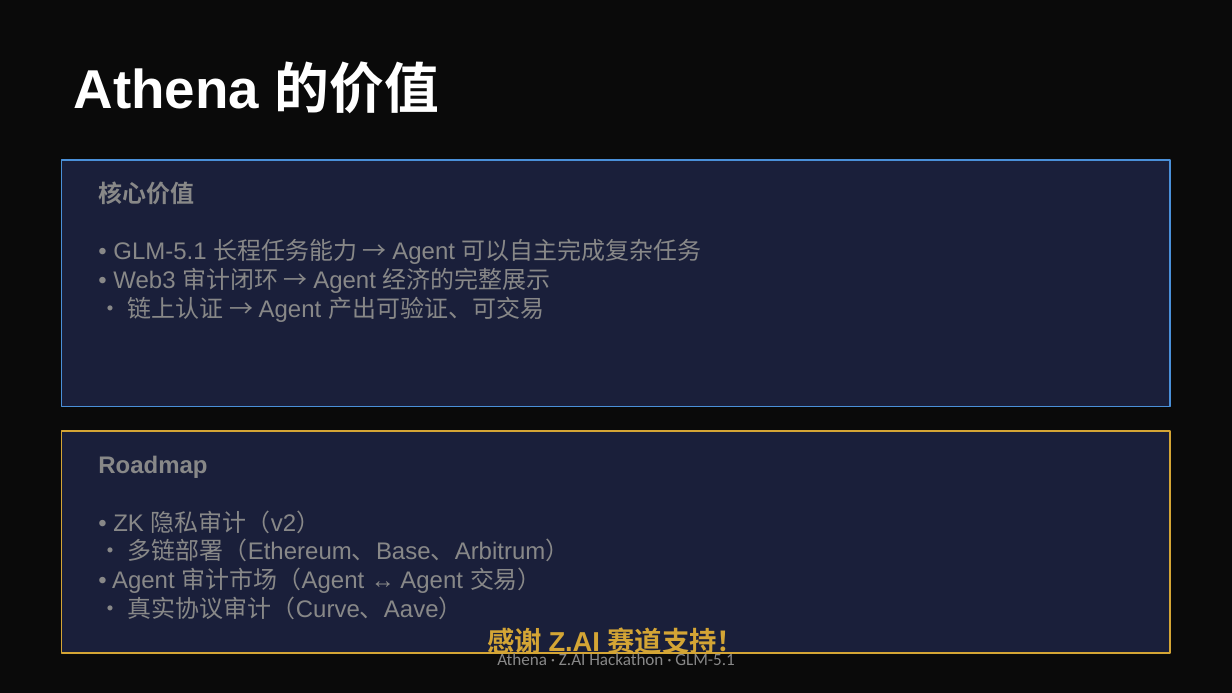
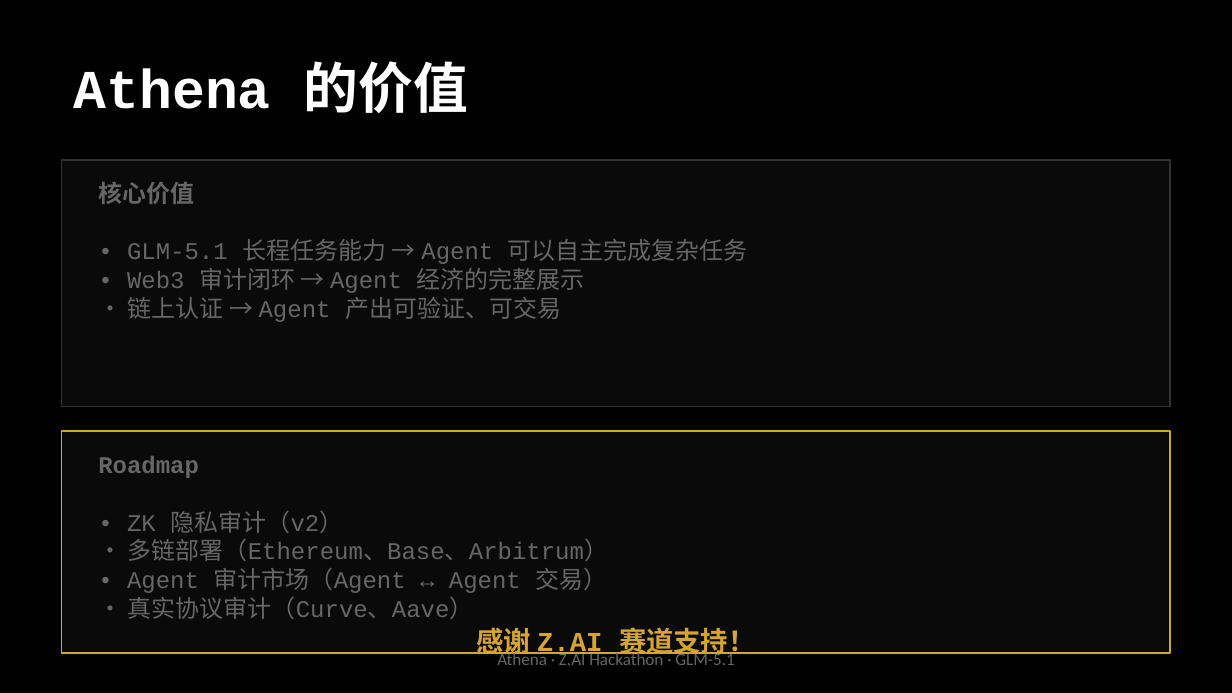
Before and after one commit to tiyadegure/Athena, a slide deck: slide 10 of ppt-assets/Athena-Hackathon.pptx. Drawn at 1232x693 pixels with LibreOffice and Linux fonts; fonts in the diff are those of the drawing. Boxes give left, top, right and bottom in pixels: in the first picture for what was removed or moved away, otherwise in the second. Text is boxed around its words. In the diff, an @@ line names an element or a change of style, - is before the commit and + after.

Commit message:
style: unify PPT with landing page monochrome style
Colors: pure black bg (#000), white text, gray (#666) secondary
Font: Courier New (monospace) throughout
Removed: blue accents, bright red/green/orange
SVGs: updated border colors to match (#333333)

All 5 SVGs re-rendered with new palette.

```diff
--- a/ppt-assets/Athena-Hackathon.pptx
+++ b/ppt-assets/Athena-Hackathon.pptx
@@ background #0A0A0A to #000000 @@
@@ text "Athena 的价值" at <box>74,61,468,113</box>: font Arial to Courier New @@
@@ rectangle at <box>62,160,1170,407</box>: fill #1A1F3A to #0A0A0A; outline #4A90D9 1 pt to #333333 1 pt @@
@@ text "核心价值" at <box>98,182,748,322</box>: font Arial to Courier New, text colour #888888 to #666666 @@
@@ rectangle at <box>62,431,1170,653</box>: fill #1A1F3A to #0A0A0A @@
@@ text "Roadmap" at <box>98,456,609,619</box>: font Arial to Courier New, text colour #888888 to #666666 @@
@@ text "感谢 Z.AI 赛道支持！" at <box>476,624,755,659</box>: font Arial to Courier New @@
@@ text "Athena · Z.AI Hackathon · ..." at <box>497,652,734,665</box>: text colour #888888 to #666666 @@
```
Also in this commit, not shown: 9 other slides changed, 1 other file.
